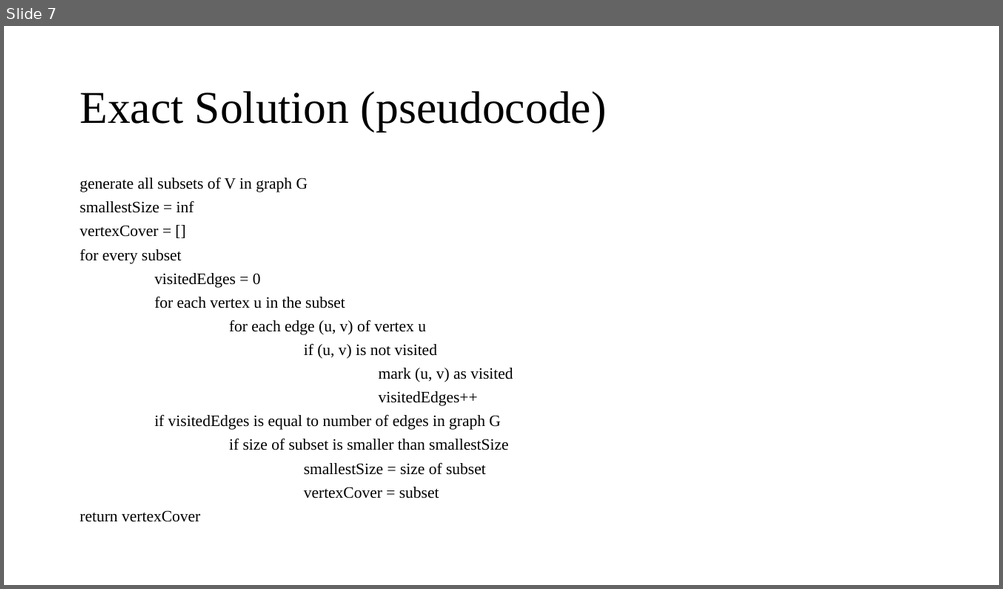
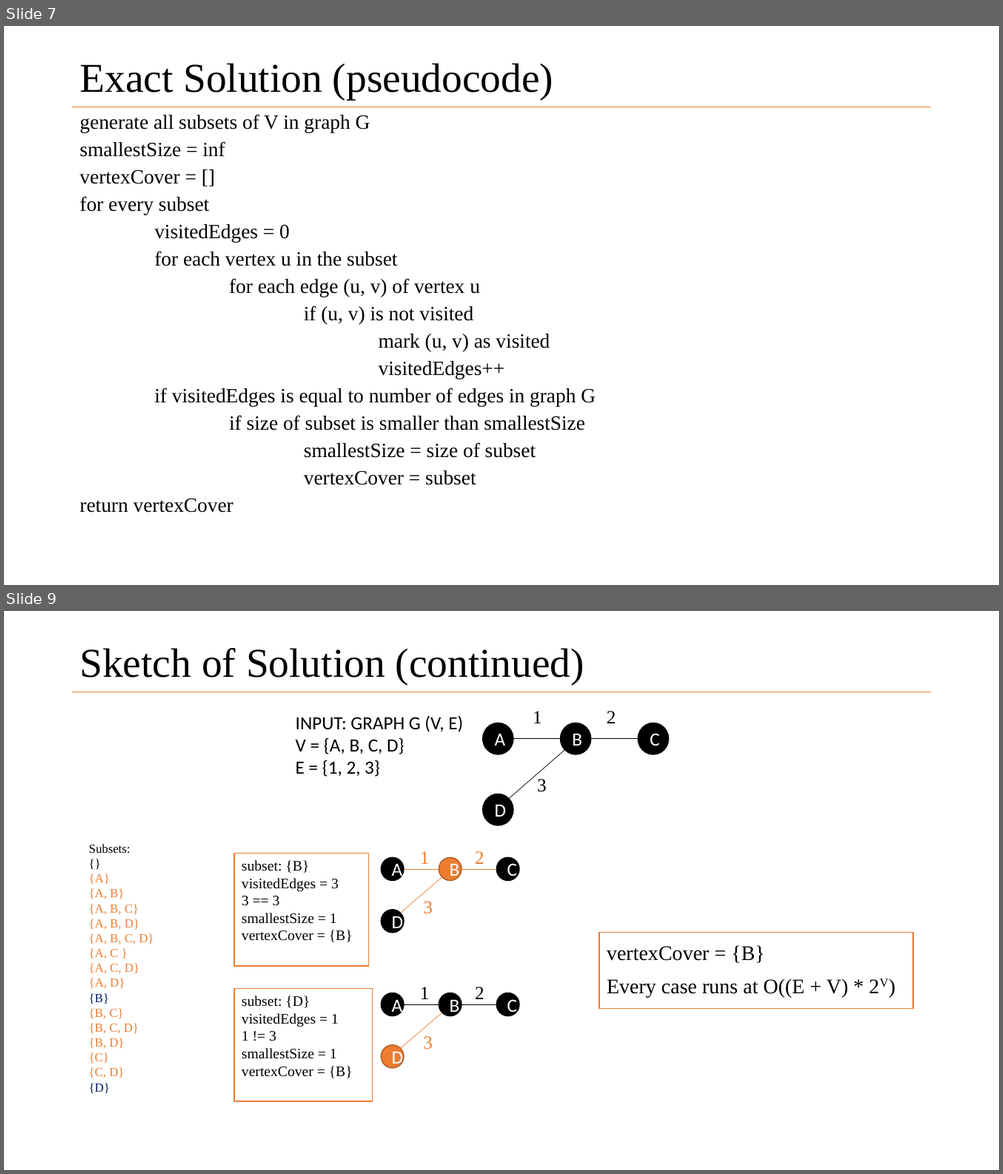
Before and after one commit to chen6wx/np-project, a slide deck: presentations/problem_presentation.pptx. Shown one above the other, each under a label of ours: slide 7 before the commit, slides 7 and 9 after it; the slides between them are not shown. The pictures are 1003x589 and 1003x1174 pixels, drawn with LibreOffice and Linux fonts; fonts in the diff are those of the drawing. Boxes give left, top, right and bottom in pixels: in the first picture for what was removed or moved away, otherwise in the second. Text is boxed around its words. In the diff, an @@ line names an element or a change of style, - is before the commit and + after.

```diff
--- a/presentations/problem_presentation.pptx
+++ b/presentations/problem_presentation.pptx
@@ slide 9 added at <box>4,611,999,1170</box>, background #FFFFFF; not listed: 1 template element that a slide beside it also shows @@
@@ title added at <box>79,648,584,684</box>, 39.6 pt, text #000000 @@
+Sketch of Solution (continued)
@@ text added at <box>296,715,463,777</box>, 18 pt, text #000000 @@
+INPUT: GRAPH G (V, E)
+V = {A, B, C, D}
+E = {1, 2, 3}
@@ group added at <box>483,711,669,825</box>: 4 ellipses, 3 lines, 3 texts @@
+A
+D
+B
+C
+1
+2
+3
@@ text added at <box>89,844,153,1094</box>, 12 pt, text #ED7D31 @@
+Subsets:
+{}
+{A}
+{A, B}
+{A, B, C}
+{A, B, D}
+{A, B, C, D}
+{A, C }
+{A, C, D}
+{A, D}
+{B}
+{B, C}
+{B, C, D}
+{B, D}
+{C}
+{C, D}
+{D}
@@ rectangle added at <box>235,854,369,966</box>, fill #FFFFFF, outline #ED7D31 1 pt, 14 pt, text #000000 @@
+subset: {B}
+visitedEdges = 3
+3 == 3
+smallestSize = 1
+vertexCover = {B}
@@ group added at <box>381,851,520,934</box>: 4 ellipses, 3 lines, 3 texts @@
+A
+D
+B
+C
+1
+2
+3
@@ text added at <box>600,933,913,1008</box>, fill #FFFFFF, outline #ED7D31 1 pt, 20 pt, text #000000 @@
+vertexCover = {B}
+Every case runs at O((E + V) * 2V)
@@ rectangle added at <box>235,988,373,1101</box>, fill #FFFFFF, outline #ED7D31 1 pt, 14 pt, text #000000 @@
+subset: {D}
+visitedEdges = 1
+1 != 3
+smallestSize = 1
+vertexCover = {B}
@@ group added at <box>381,987,520,1068</box>: 4 ellipses, 3 lines, 3 texts @@
+A
+D
+B
+C
+1
+2
+3
@@ slide 7 changed as well @@
@@ title "Exact Solution (pseudocode)" at <box>79,63,553,99</box>: size 44 to 39.6 pt @@
@@ text "generate all subsets of V ...": place and size @@
-text "generate all subsets of V ..." at <box>79,178,512,523</box>
+text "generate all subsets of V ..." at <box>79,114,595,513</box>
@@ text "generate all subsets of V ..." at <box>79,114,595,513</box>: size 15.4 to 19.6 pt @@
@@ line added from (73, 107) to (930, 107), #ED7D31 0.5 pt @@
```
Also in this commit, not shown: 7 other slides changed, 2 other slides added, 2 slides removed.
